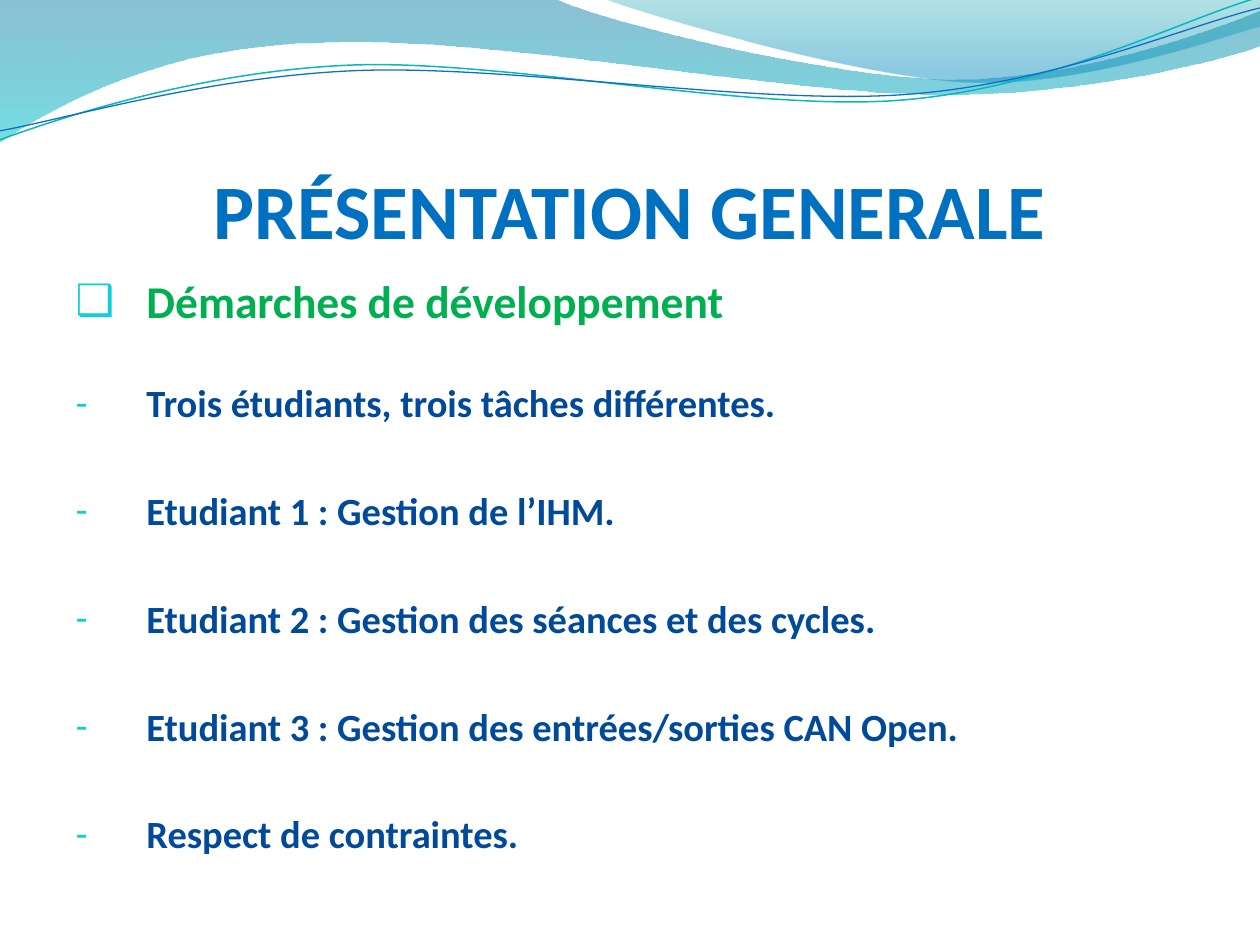
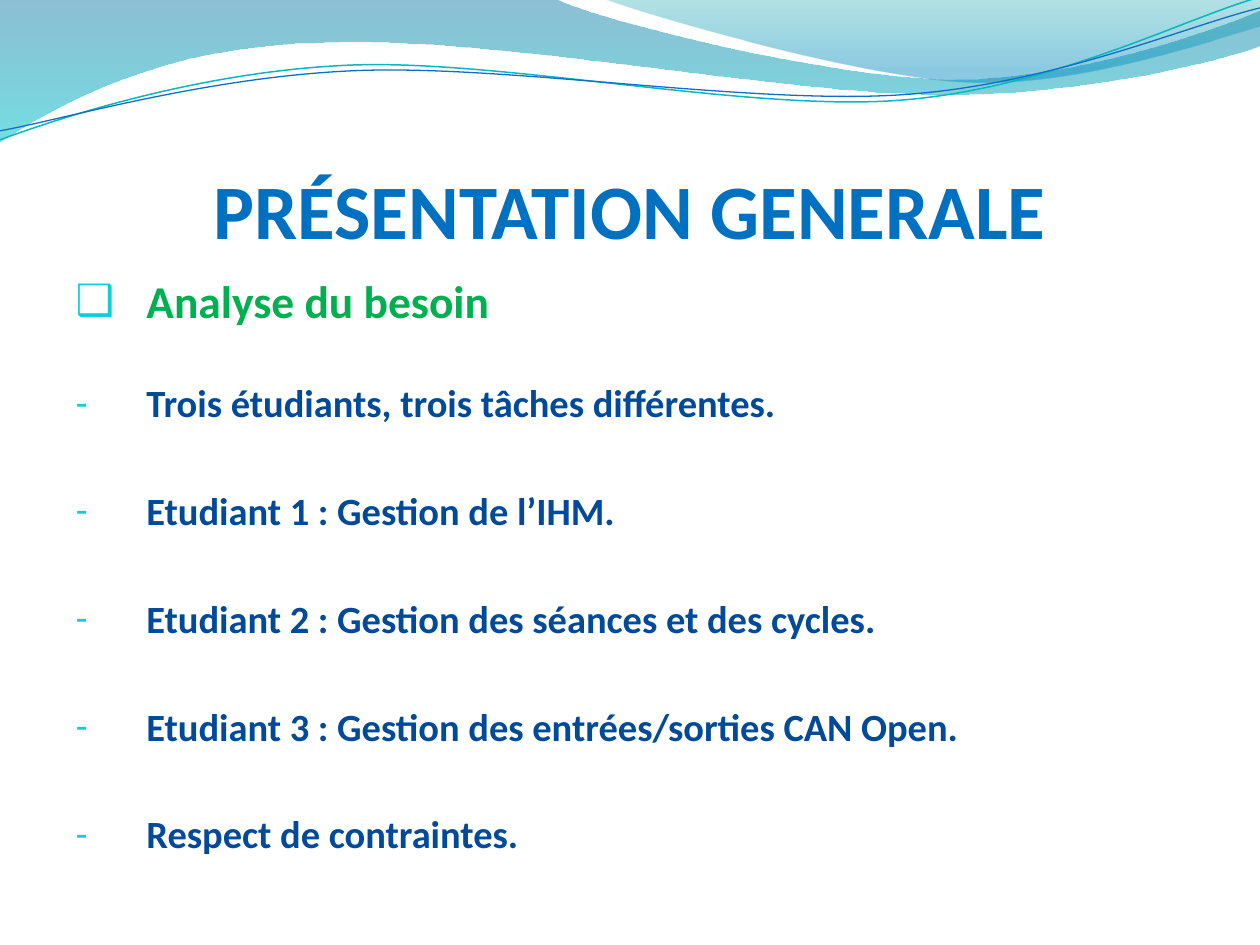
Before and after one commit to hardware/AscenseurPoissons, a slide deck: slide 7 of REVUES/REVUE ANALYSE/RevueAnalysePPT.pptx. Drawn at 1260x945 pixels with LibreOffice and Linux fonts; fonts in the diff are those of the drawing; background and template pictures are left out. Boxes give left, top, right and bottom in pixels: in the first picture for what was removed or moved away, otherwise in the second. Text is boxed around its words. In the diff, an @@ line names an element or a change of style, - is before the commit and + after.

```diff
--- a/REVUES/REVUE ANALYSE/RevueAnalysePPT.pptx
+++ b/REVUES/REVUE ANALYSE/RevueAnalysePPT.pptx
@@ text at [146,286,489,325]: text changed @@
-❑ Démarches de développement
+❑ Analyse du besoin
```
Also in this commit, not shown: 6 other slides changed.
